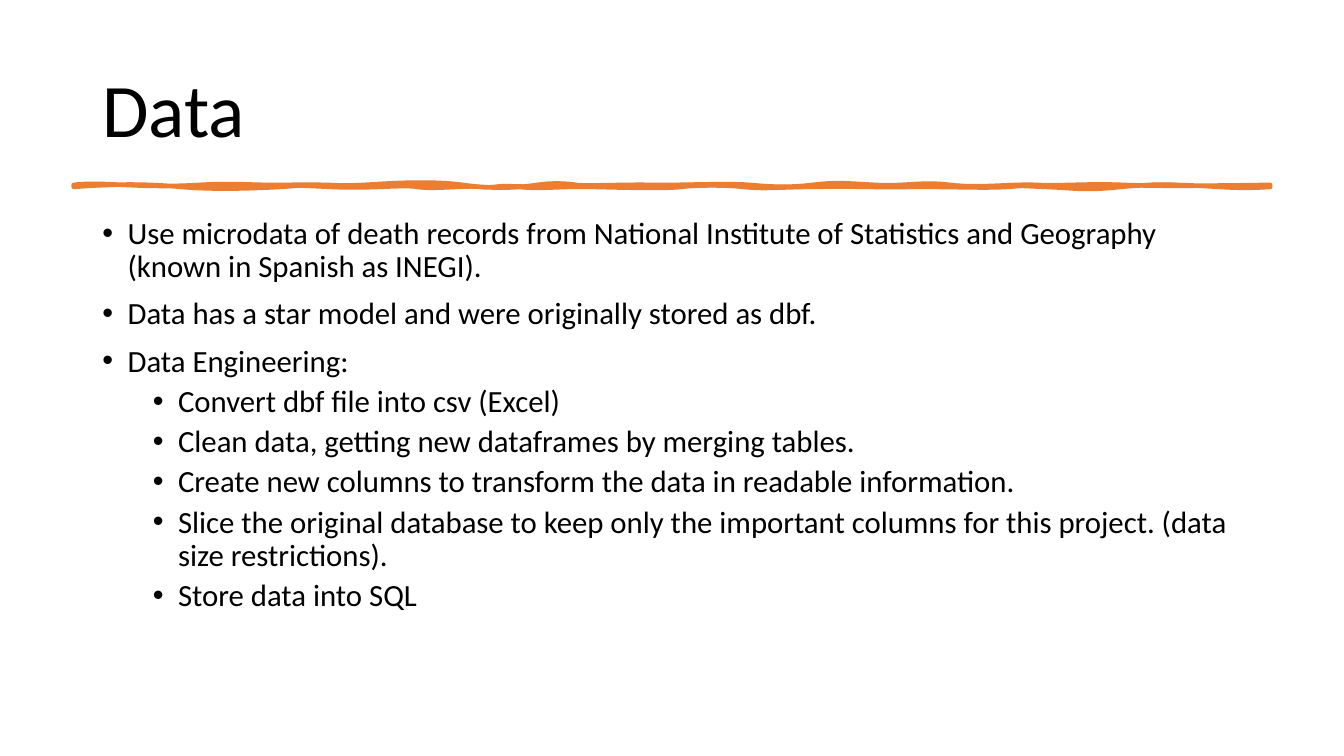
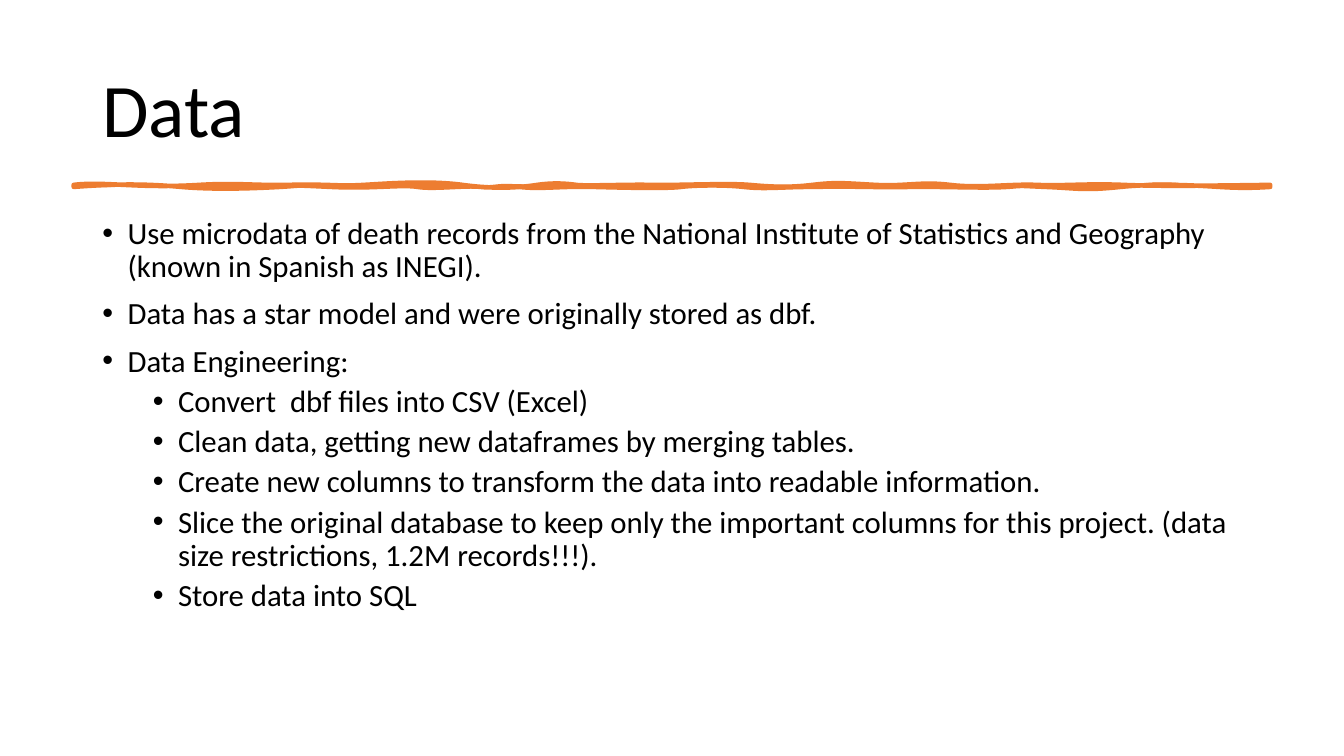
Before and after one commit to VanessaGuzman12/Project2, a slide deck: slide 3 of Mortality causes in Mexico.pptx. Drawn at 1344x756 pixels with LibreOffice and Linux fonts; fonts in the diff are those of the drawing. Boxes give left, top, right and bottom in pixels: in the first picture for what was removed or moved away, otherwise in the second. Text is boxed around its words. In the diff, an @@ line names an element or a change of style, - is before the commit and + after.

```diff
--- a/Mortality causes in Mexico.pptx
+++ b/Mortality causes in Mexico.pptx
@@ text at <box>128,222,1205,282</box>: text changed @@
-• Use microdata of death records from National Institute of Statistics and Geography (known in Spanish as INEGI).
+• Use microdata of death records from the National Institute of Statistics and Geography (known in Spanish as INEGI).
@@ text at <box>178,389,589,416</box>: text changed @@
-  • Convert dbf file into csv (Excel)
+  • Convert dbf files into CSV (Excel)
@@ text at <box>178,470,1227,570</box>: text changed @@
-  • Create new columns to transform the data in readable information.
-  • Slice the original database to keep only the important columns for this project. (data size restrictions).
+  • Create new columns to transform the data into readable information.
+  • Slice the original database to keep only the important columns for this project. (data size restrictions, 1.2M records!!!).
```
Also in this commit, not shown: 2 other slides changed, 3 other files.
